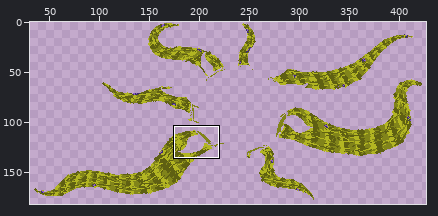
A sprite sheet gets an edit: CasaDesDiamantes/sprites/eyeVirusBossBackground_spr/layers/15755288-e766-46ef-9118-a4bb67768e8c/fda2c408-9940-4dd0-80eb-f2636cbd6b19.png. Above, an overview of the earlier version with the close-up marked.
Close-up. Old version:
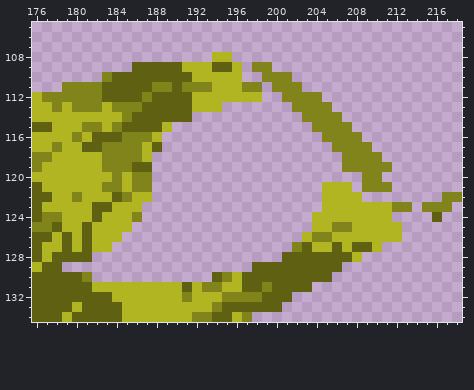
The file is 463x185 pixels. Shown: x 176..218, y 105..134. The wide view leaves out empty margins. The commit also changed other parts of the picture, which this record leaves out.
The same view after the edit:
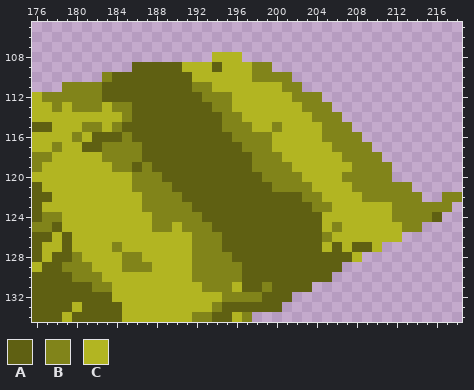
Palette (. is transparent): A #5f6012  B #81841a  C #b2b522
Difference:
y 108: x 196 . -> C
y 109: x 195 A -> C; x 197 . -> C
y 110: x 197..198 .. -> CB
y 111: x 188..189 BB -> AA; x 191 B -> A; x 197..200 BB.B -> CCCC
y 112: x 187 B -> A; x 192..195 CCCC -> ABBB; x 199..201 ..B -> CCC
y 113: x 186 B -> A; x 192..202 CCC.......B -> AABBCCCCCCC
y 114: x 192..203 ...........B -> AAABBCCCCCCC
y 115: x 189..204 C..............B -> AAAAAABBBCCBCCCC
y 116: x 186..204 BBC................ -> AAAAAAAAAABBBBCCCCC
y 117: x 187 C -> A; x 189..205 ................. -> AAAAAAAABBBCCCCCC
y 118: x 187..206 C................... -> AAAAAAAAAAABBBCCCCCC
y 119: x 183 B -> C; x 187..207 A...................B -> BAAAAAAAAAABBBBCCCCCC
y 120: x 184 B -> C; x 188..208 ..................... -> BAAAAAAAAAABBBBCCCCBB; x 211 . -> B
y 121: x 183..184 BB -> CC; x 188..204 ................. -> BBAAAAAAAAAABBBBC; x 208 . -> B; x 212..213 .. -> BB
y 122: x 180 B -> C; x 184..185 AB -> CC; x 187..204 C................. -> BBBBAAAAAAAAAAAABB; x 209..214 ...... -> BBBBBB
y 123: x 182..183 AA -> CC; x 187..205 ..................C -> BBBBBAAAAAAAAAAAABB; x 214 . -> B
y 124: x 182 A -> C; x 186..204 B.................C -> CCBBBBBAAAAAAAAAAAA; x 212..215 .... -> BBBB
y 125: x 181 A -> C; x 186..204 ..................C -> CCBBCBBBAAAAAAAAAAA; x 207 B -> C; x 213..214 .. -> BB
y 126: x 181 A -> C; x 185..204 ..................CB -> CCCCCCCBBBAAAAAAAAAA
y 127: x 181 A -> C; x 184..202 ..................B -> BCCCCCCCBBBAAAAAAAA; x 204 C -> A
y 128: x 180..200 AA................... -> BCCCCBBCCCCCBBBBAAAAA
y 129: x 179..197 ................... -> BBBCCCBBBCCCCBBBBBA
y 130: x 180 A -> B; x 182..194 ............A -> BCCCCCCCCCBBB; x 196 C -> B
y 131: x 182..183 CC -> BB; x 191 A -> C; x 195 C -> B
y 132: x 191 B -> C
Where, in picture pixels (left, top, right, bottom), the same in both close-ups:
changed: (62, 52, 432, 302)
